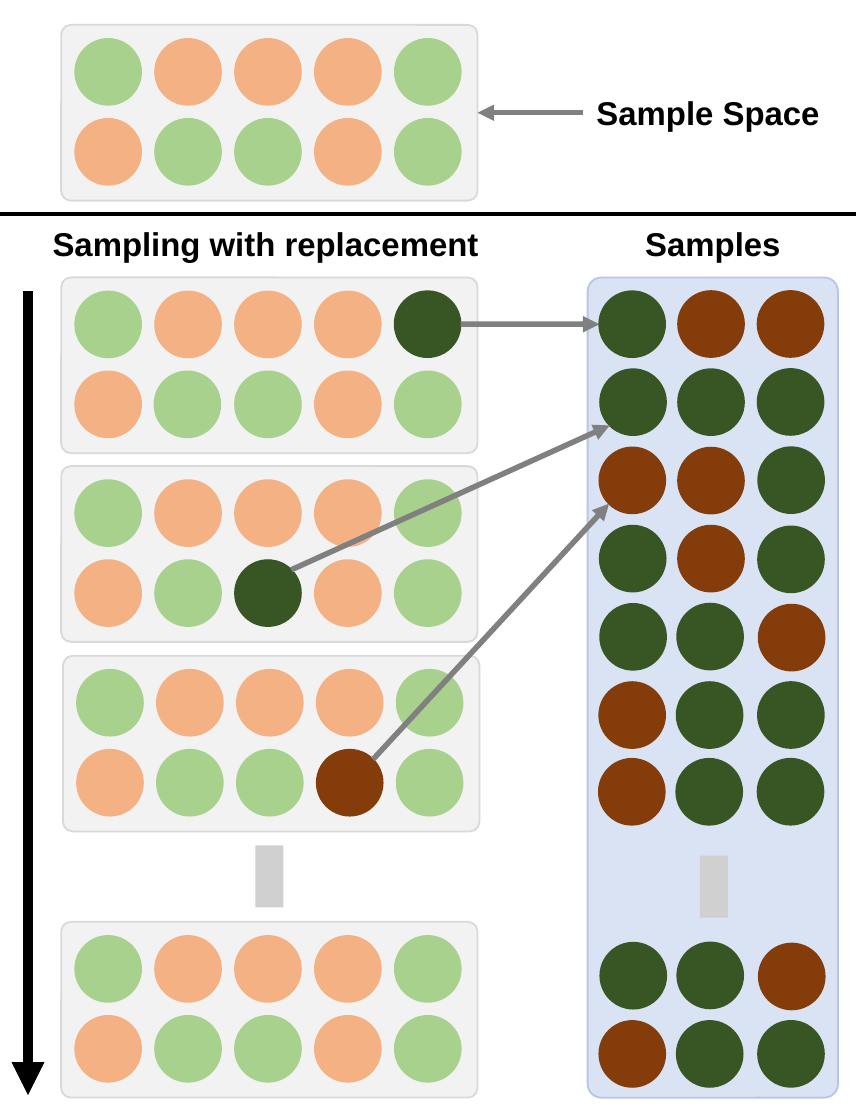
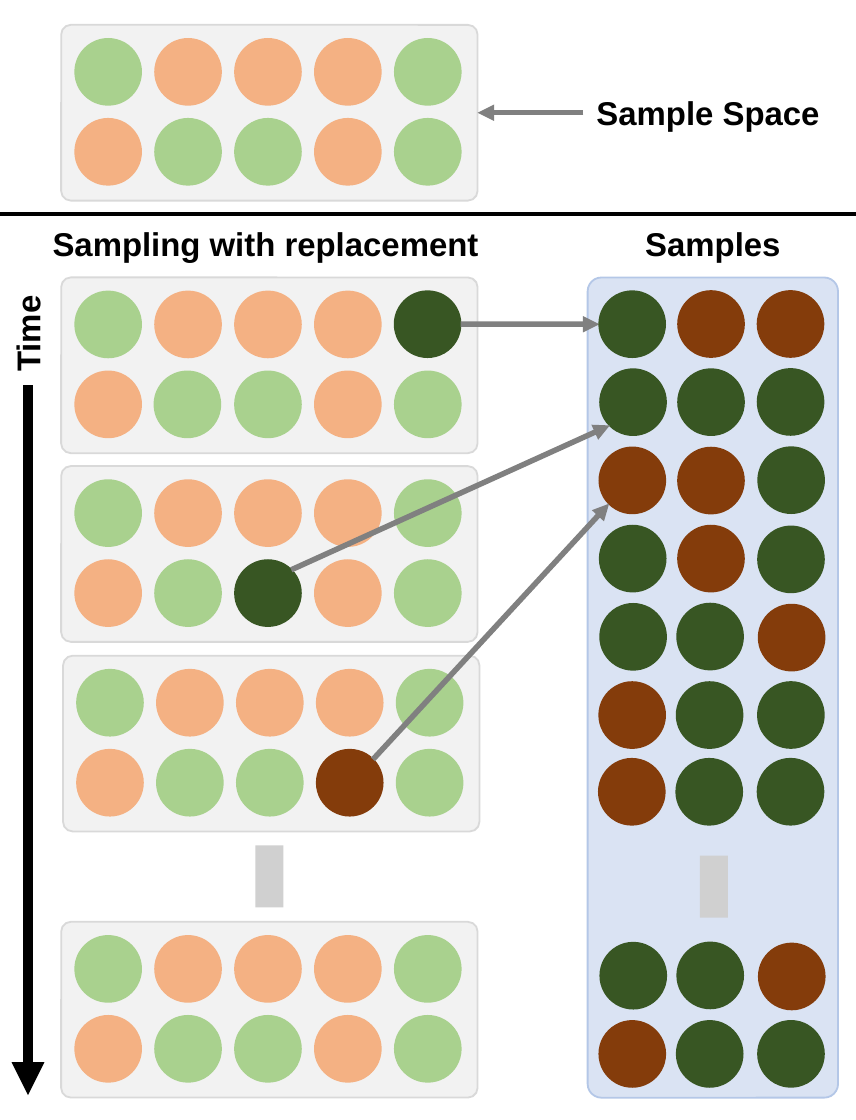
Before and after one commit to upmathematics/mth-361a-sp26, a slide deck: slide 1 of docs/lesson/6.1-mth361-conditional-probability-and-bayes-theorem/sampling-wwo-replacement.pptx. Drawn at 856x1120 pixels with LibreOffice and Linux fonts; fonts in the diff are those of the drawing; grey boxes stand for pictures. Boxes give left, top, right and bottom in pixels: in the first picture for what was removed or moved away, otherwise in the second. Text is boxed around its words. In the diff, an @@ line names an element or a change of style, - is before the commit and + after.

```diff
--- a/docs/lesson/6.1-mth361-conditional-probability-and-bayes-theorem/sampling-wwo-replacement.pptx
+++ b/docs/lesson/6.1-mth361-conditional-probability-and-bayes-theorem/sampling-wwo-replacement.pptx
@@ text added at box(10, 303, 47, 370), 18 pt, text #000000, bold @@
+Time
@@ arrow moved from (28, 291) - (28, 1094) to (28, 385) - (28, 1094) @@
```
Also in this commit, not shown: 1 other slide changed, 40 other files.
